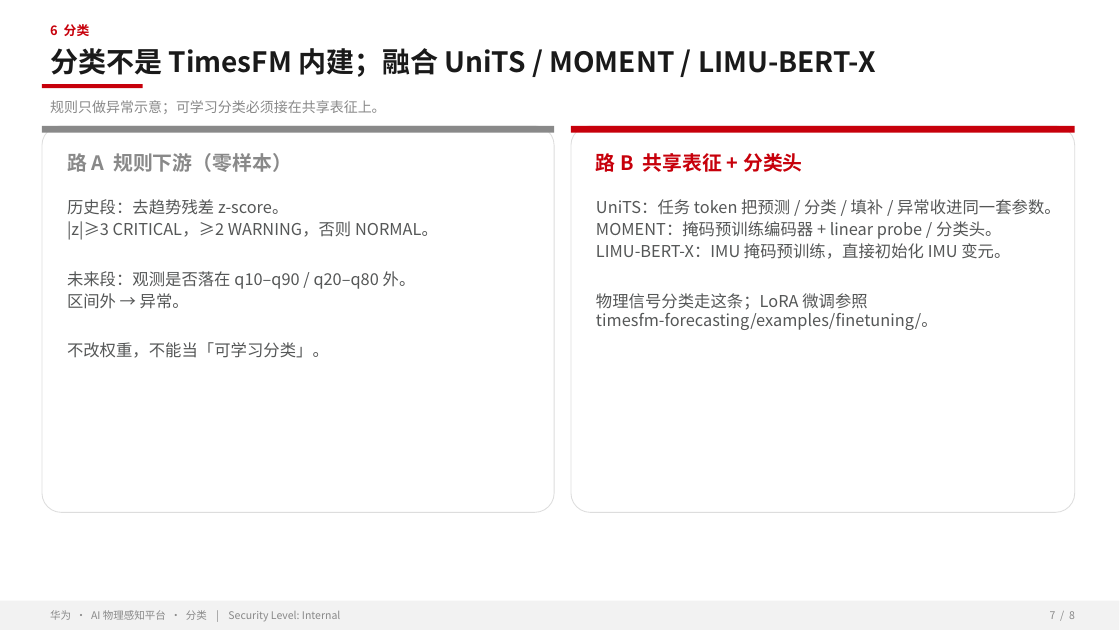
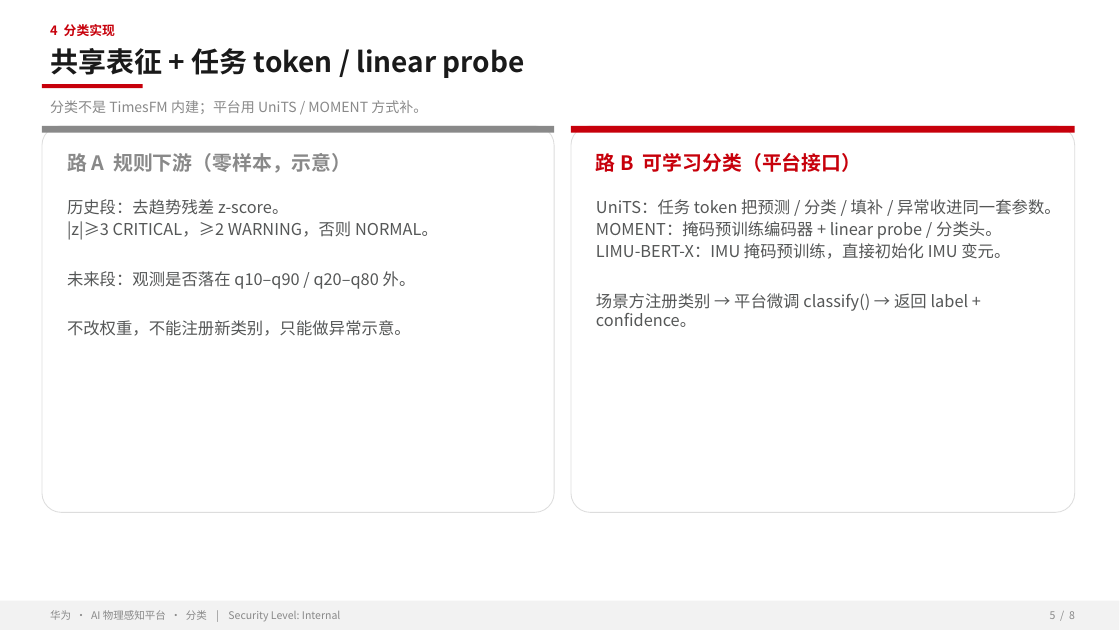
Before and after one commit to zhangrui1123/ai-physical-sensing, a slide deck: slide 5 of AI物理感知平台-华为汇报.pptx (slide 7 before the commit). Drawn at 1120x630 pixels with LibreOffice and Linux fonts; fonts in the diff are those of the drawing; background and template pictures are left out. Boxes give left, top, right and bottom in pixels: in the first picture for what was removed or moved away, otherwise in the second. Text is boxed around its words. In the diff, an @@ line names an element or a change of style, - is before the commit and + after.

```diff
--- a/AI物理感知平台-华为汇报.pptx
+++ b/AI物理感知平台-华为汇报.pptx
@@ text at (50, 24, 115, 36): text changed @@
-6 分类
+4 分类实现
@@ text at (50, 48, 525, 78): text changed @@
-分类不是 TimesFM 内建；融合 UniTS / MOMENT / LIMU-BERT-X
+共享表征 + 任务 token / linear probe
@@ text at (50, 100, 427, 114): text changed @@
-规则只做异常示意；可学习分类必须接在共享表征上。
+分类不是 TimesFM 内建；平台用 UniTS / MOMENT 方式补。
@@ text at (67, 153, 351, 173): text changed @@
-路 A 规则下游（零样本）
+路 A 规则下游（零样本，示意）
@@ text at (596, 153, 861, 172): text changed @@
-路 B 共享表征 + 分类头
+路 B 可学习分类（平台接口）
@@ text at (596, 293, 969, 327): text changed @@
-物理信号分类走这条；LoRA 微调参照 timesfm-forecasting/examples/finetuning/。
+场景方注册类别 → 平台微调 classify() → 返回 label + confidence。
@@ text at (67, 320, 411, 336): text changed @@
-区间外 → 异常。
-不改权重，不能当「可学习分类」。
+不改权重，不能注册新类别，只能做异常示意。
@@ text at (1050, 611, 1075, 619): text changed @@
-7 / 8
+5 / 8
```
Also in this commit, not shown: 4 other slides changed, 3 slides added, 3 slides removed, 2 other files.
